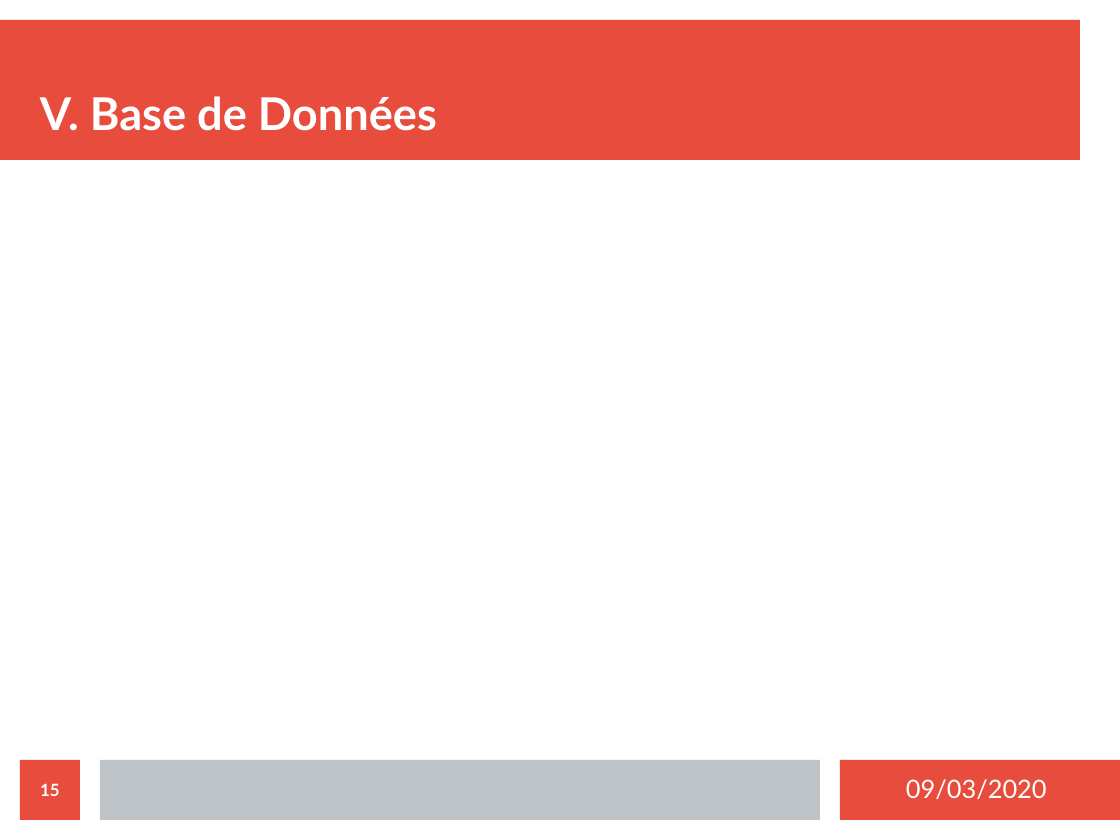
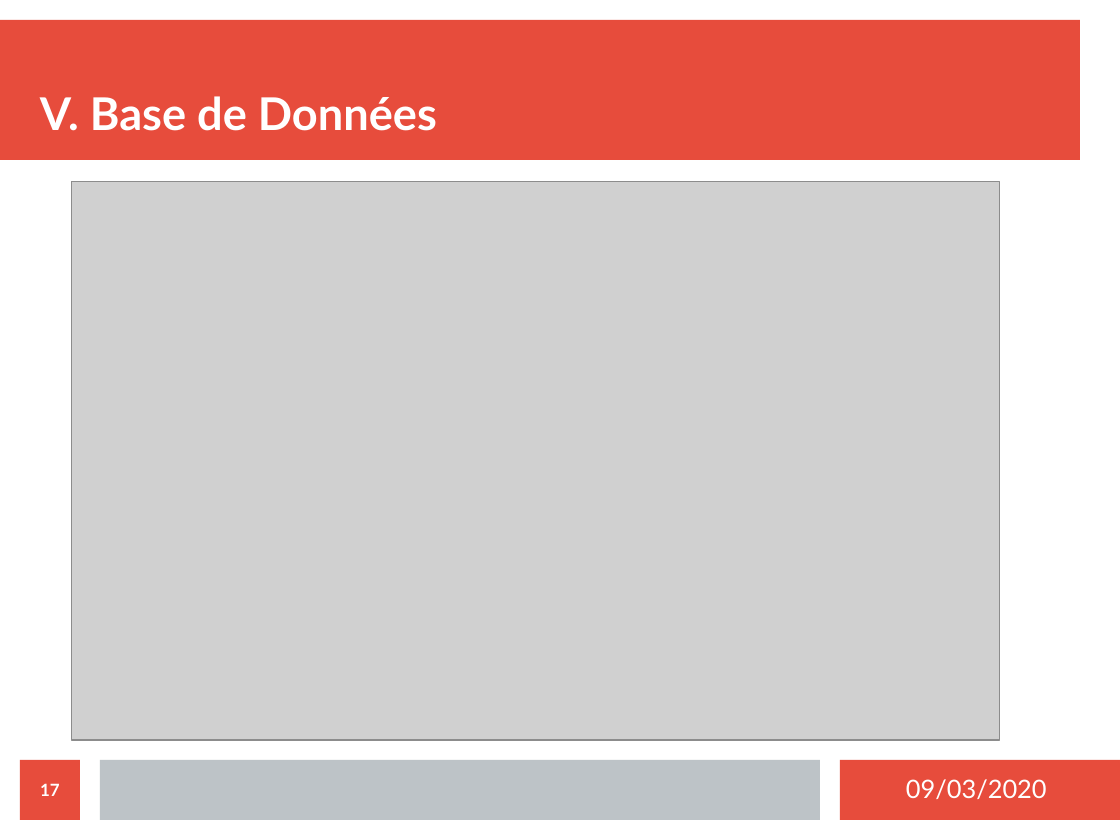
Before and after one commit to MezeretteBrice/Projet_Ronde, a slide deck: slide 17 of SOUTENANCE/Revue2/Revue2_CHEVREL.odp (slide 15 before the commit). Drawn at 1120x840 pixels with LibreOffice and Linux fonts; fonts in the diff are those of the drawing; grey boxes stand for pictures. Boxes give left, top, right and bottom in pixels: in the first picture for what was removed or moved away, otherwise in the second. Text is boxed around its words. In the diff, an @@ line names an element or a change of style, - is before the commit and + after.

```diff
--- a/SOUTENANCE/Revue2/Revue2_CHEVREL.odp
+++ b/SOUTENANCE/Revue2/Revue2_CHEVREL.odp
@@ picture added at box(72, 182, 1000, 740) @@
@@ page number at box(40, 783, 60, 796): text changed @@
-15
+17
```
Also in this commit, not shown: 6 other slides changed, 2 slides added.
